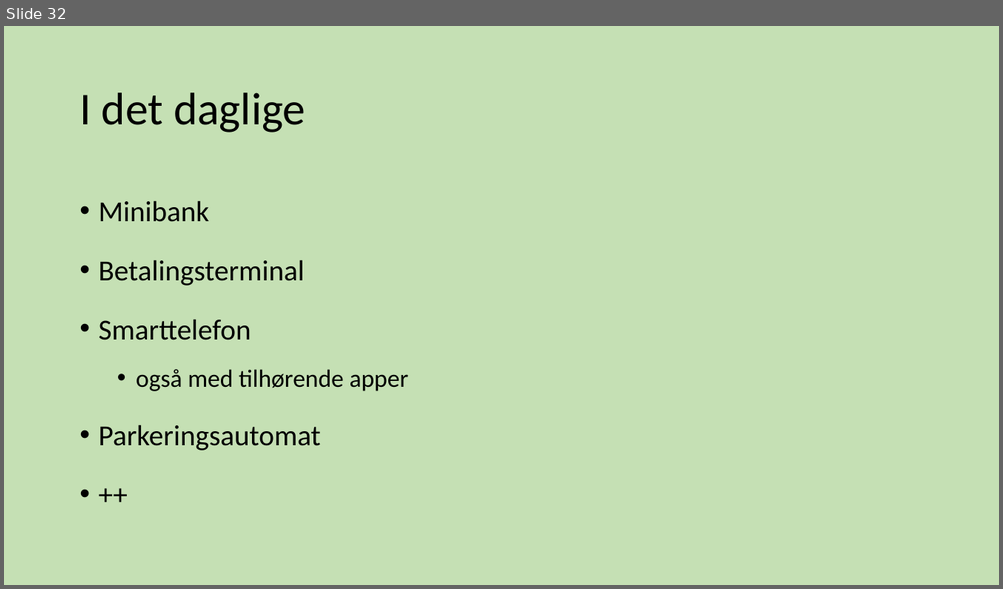
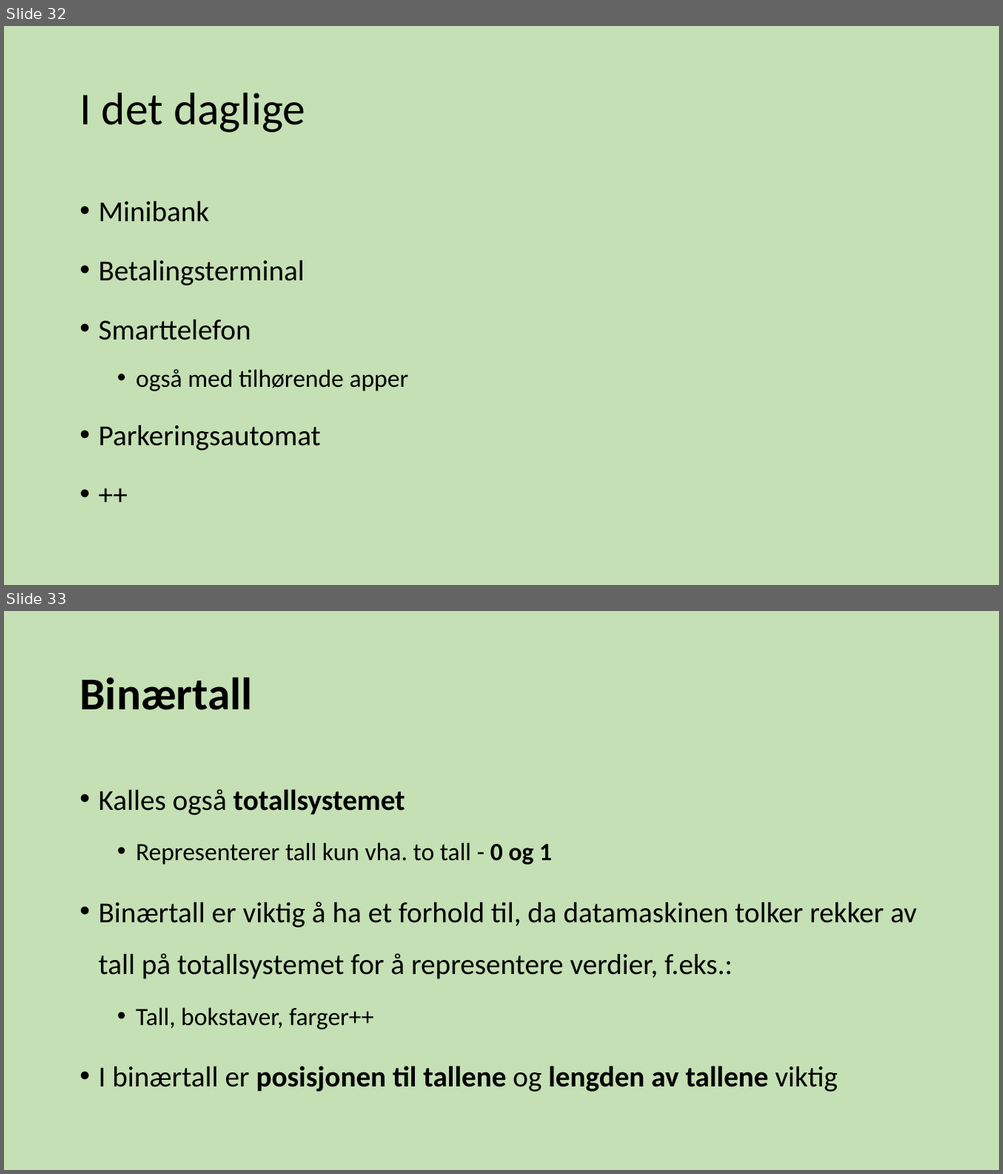
Before and after one commit to tabmy/SommerkursProg17, a slide deck: Forelesninger/ProgKursMandag.pptx. Shown one above the other, each under a label of ours: slide 32 before the commit, slides 32 and 33 after it. The pictures are 1003x589 and 1003x1174 pixels, drawn with LibreOffice and Linux fonts; fonts in the diff are those of the drawing. Boxes give left, top, right and bottom in pixels: in the first picture for what was removed or moved away, otherwise in the second. Text is boxed around its words. In the diff, an @@ line names an element or a change of style, - is before the commit and + after.

```diff
--- a/Forelesninger/ProgKursMandag.pptx
+++ b/Forelesninger/ProgKursMandag.pptx
@@ slide 33 added at bbox=[4, 611, 999, 1170], background #C5E0B4 @@
@@ title added at bbox=[79, 677, 252, 710], 44 pt, text #000000, bold @@
+Binærtall
@@ text added at bbox=[99, 789, 916, 1092], 28 pt, text #000000 @@
+• Kalles også totallsystemet
+  • Representerer tall kun vha. to tall - 0 og 1
+• Binærtall er viktig å ha et forhold til, da datamaskinen tolker rekker av tall på totallsystemet for å representere verdier, f.eks.:
+  • Tall, bokstaver, farger++
+• I binærtall er posisjonen til tallene og lengden av tallene viktig
```
Also in this commit, not shown: 4 slides changed, 12 other slides added, 2 other files.
